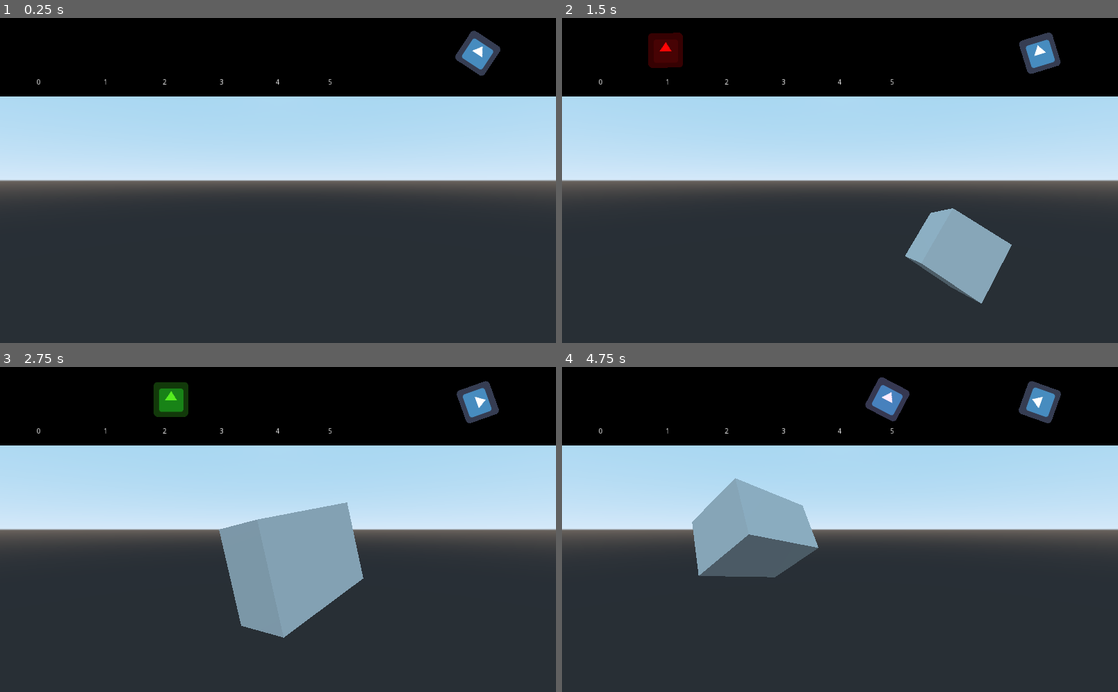
Above: before the commit, frames 1-4 (two rows, left to right).
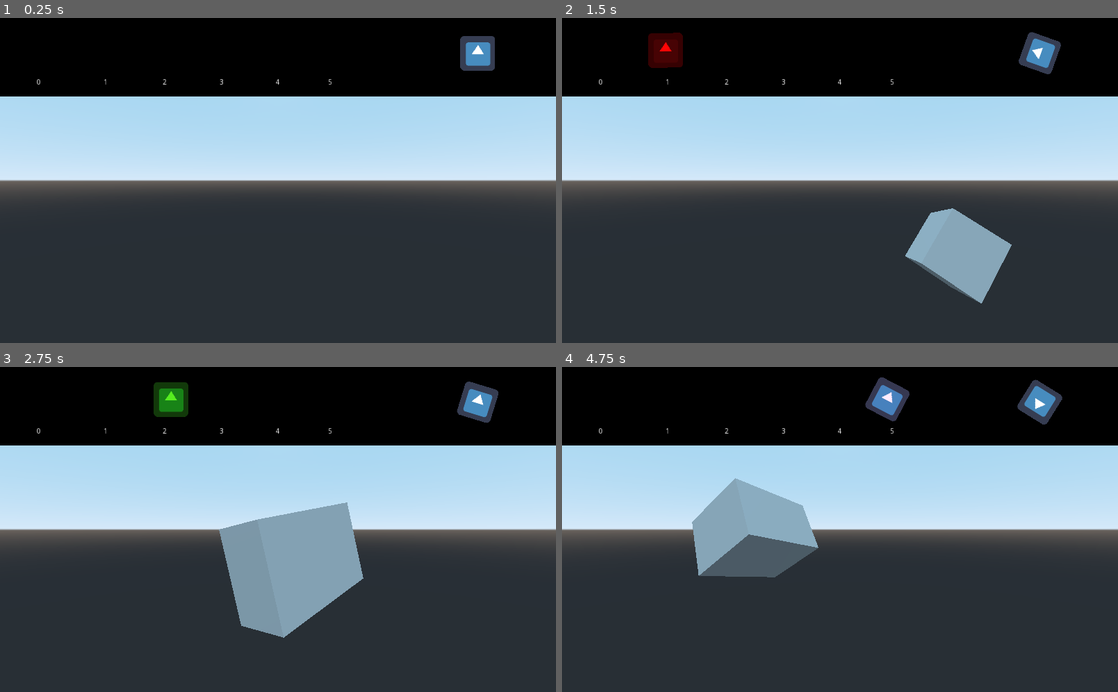
Above: after the commit, the same moments.

Repository: Kapendev/tweentoo
Game: Godot game, scene res://src/Main.tscn
Same seed, same stepped clock (60 frames per second), same inputs: the game is played once before the commit and once after it. The engine's default icon, where the game draws it, is replaced by a stand-in: a white triangle on a blue panel in a dark square.
Inputs:
- Up to frame 1 (0.25 s): no input
- Up to frame 2 (1.5 s): no input
- Up to frame 3 (2.75 s): no input
- Up to frame 4 (4.75 s): no input

The runs differ from the first frame. In frame 1, 0.3% of the frame differs, in the area x 81-90%, y 3-18%; in frame 2, 0.4%, in the area x 82-90%, y 4-18%; in frame 3, 0.4%; in frame 4, 0.2%.

Commit message:
Add files via upload
tHE eND?

Diff:
--- a/src/Tweentoo.gd
+++ b/src/Tweentoo.gd
@@ -75,13 +75,13 @@
 		if is_2D:
 			var pnode : Node2D = get_parent()
 			var cnode : Node2D = get_child(next_child())
-			if update_position and pnode.position != cnode.position:
+			if update_position:
 				# warning-ignore:return_value_discarded
 				interpolate_property(pnode, "position", pnode.position, cnode.position, duration if duration_array.empty() else duration_array[current_duration], transition, easing)
-			if update_rotation and pnode.rotation != cnode.rotation:
+			if update_rotation:
 				# warning-ignore:return_value_discarded
 				interpolate_property(pnode, "rotation", pnode.rotation, cnode.rotation, duration if duration_array.empty() else duration_array[current_duration], transition, easing)
-			if update_scale and pnode.scale != cnode.scale:
+			if update_scale:
 				# warning-ignore:return_value_discarded
 				interpolate_property(pnode, "scale", pnode.scale, cnode.scale, duration if duration_array.empty() else duration_array[current_duration], transition, easing)
 			if pnode.modulate != cnode.modulate:
@@ -93,13 +93,13 @@
 		else:
 			var pnode : Spatial = get_parent()
 			var cnode : Spatial = get_child(next_child())
-			if update_position and pnode.translation != cnode.translation:
+			if update_position:
 				# warning-ignore:return_value_discarded
 				interpolate_property(pnode, "translation", pnode.translation, cnode.translation, duration if duration_array.empty() else duration_array[current_duration], transition, easing)
-			if update_rotation and pnode.rotation_degrees != cnode.rotation_degrees:
+			if update_rotation:
 				# warning-ignore:return_value_discarded
 				interpolate_property(pnode, "rotation_degrees", pnode.rotation_degrees, cnode.rotation_degrees, duration if duration_array.empty() else duration_array[current_duration], transition, easing)
-			if update_scale and pnode.scale != cnode.scale:
+			if update_scale:
 				# warning-ignore:return_value_discarded
 				interpolate_property(pnode, "scale", pnode.scale, cnode.scale, duration if duration_array.empty() else duration_array[current_duration], transition, easing)
 		# warning-ignore:return_value_discarded
